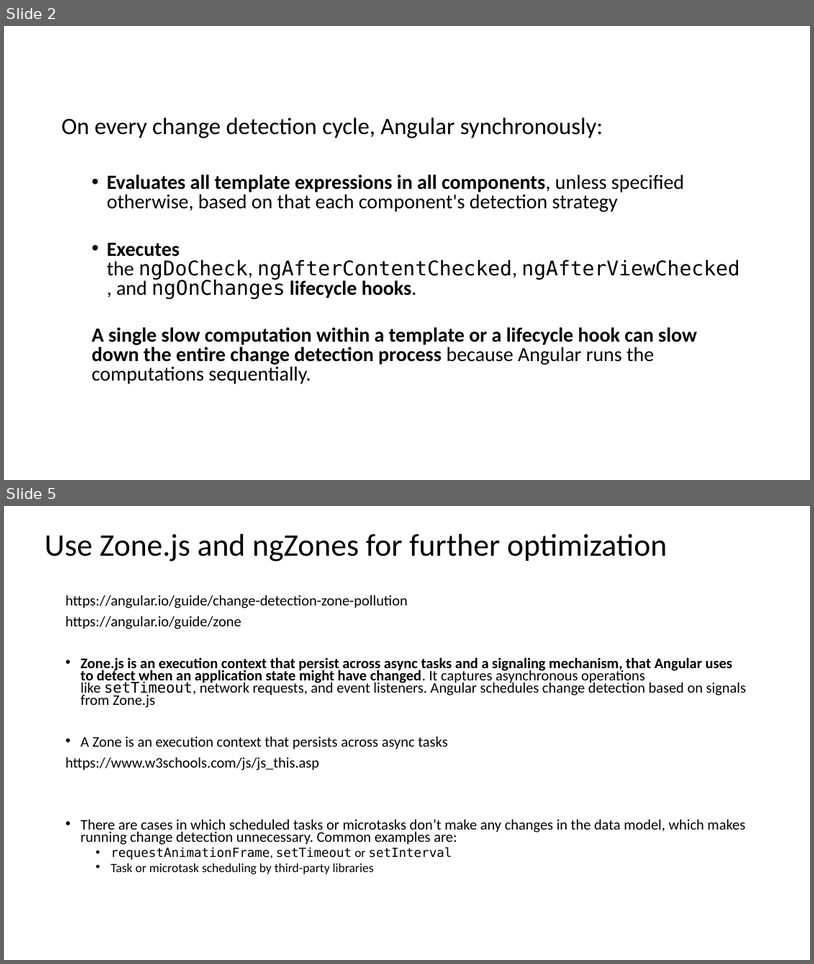
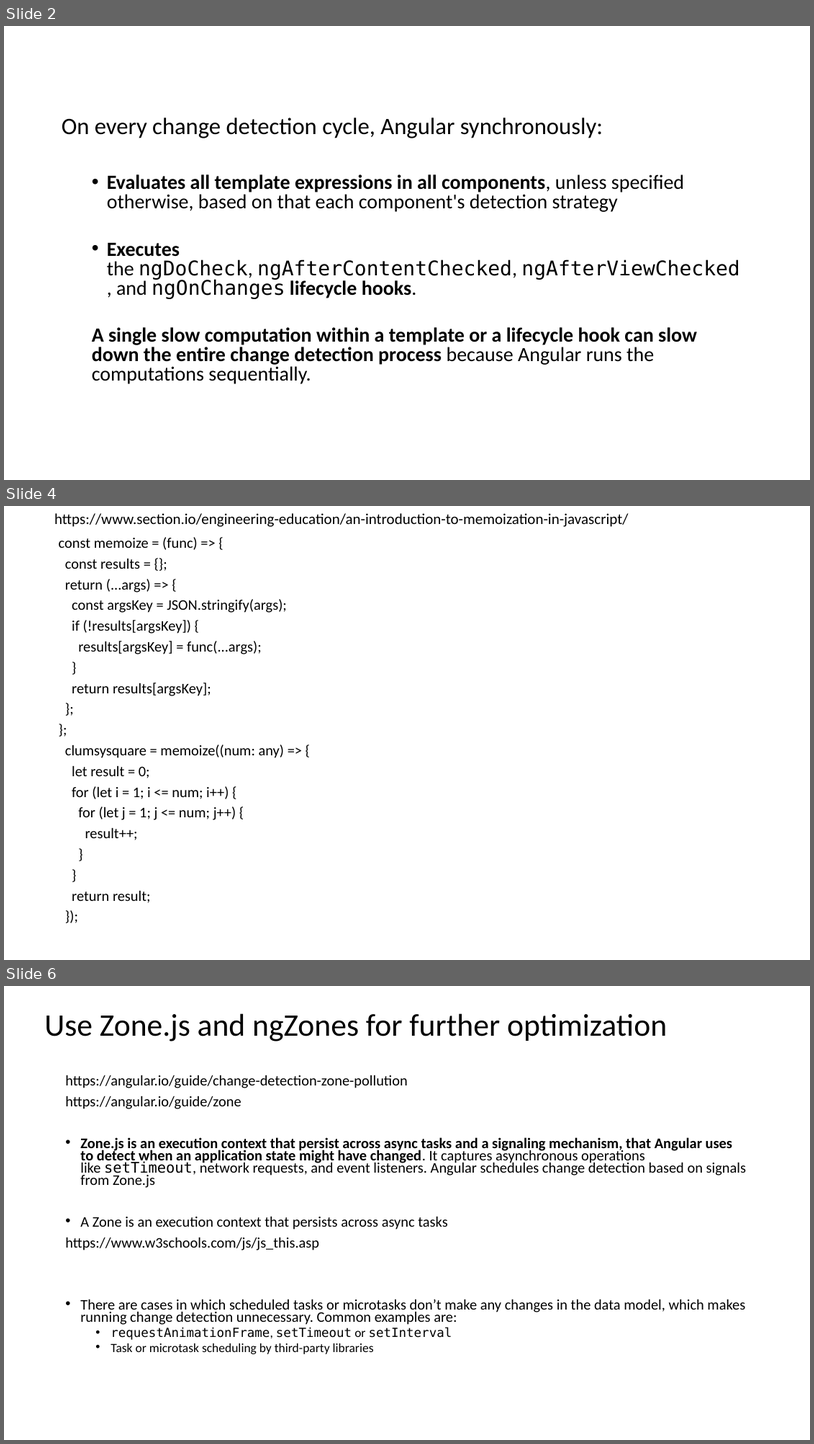
Before and after one commit to marius-oprea/onPush, a slide deck: presentation/Presentation.odp. Shown one above the other, each under a label of ours: slides 2 and 5 before the commit, slides 2, 4 and 6 after it; the slides between them are not shown. The pictures are 814x964 and 814x1444 pixels, drawn with LibreOffice and Linux fonts; fonts in the diff are those of the drawing. Boxes give left, top, right and bottom in pixels: in the first picture for what was removed or moved away, otherwise in the second. Text is boxed around its words. In the diff, an @@ line names an element or a change of style, - is before the commit and + after.

```diff
--- a/presentation/Presentation.odp
+++ b/presentation/Presentation.odp
@@ slide 4 added at [4, 506, 810, 960], background #FFFFFF @@
@@ title added at [54, 513, 628, 527], 18 pt, text #000000 @@
+https://www.section.io/engineering-education/an-introduction-to-memoization-in-javascript/
@@ text added at [59, 537, 287, 903], 17.5 pt, text #000000 @@
+const memoize = (func) => {
+const results = {};
+return (...args) => {
+const argsKey = JSON.stringify(args);
+if (!results[argsKey]) {
+results[argsKey] = func(...args);
+}
+return results[argsKey];
+};
+};
+clumsysquare = memoize((num: any) => {
+let result = 0;
+for (let i = 1; i <= num; i++) {
+for (let j = 1; j <= num; j++) {
+result++;
+}
+}
+return result;
+});
@@ what was slide 5 is now slide 6 @@
```
Also in this commit, not shown: 2 slides changed, 4 other files.
